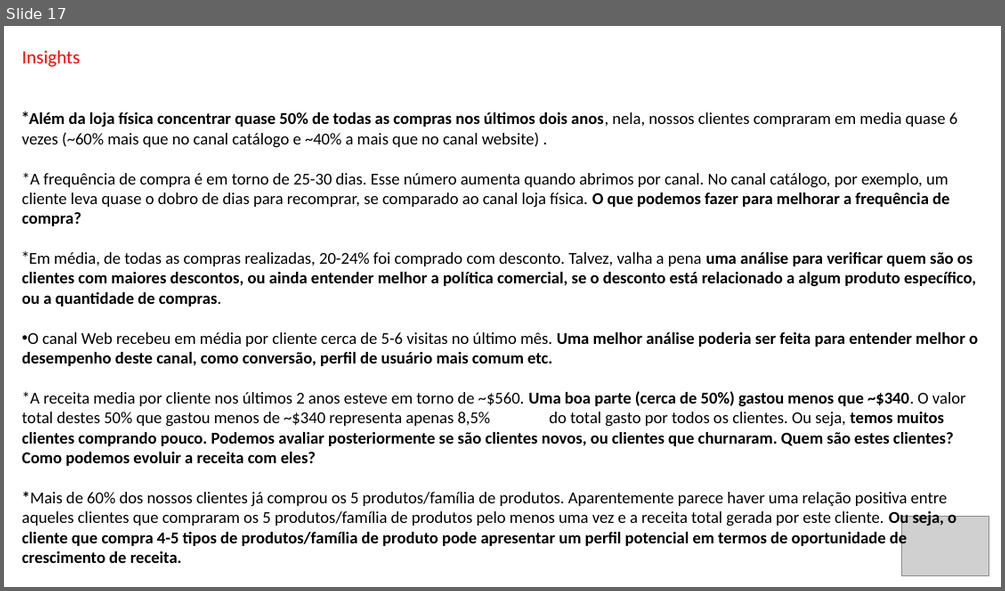
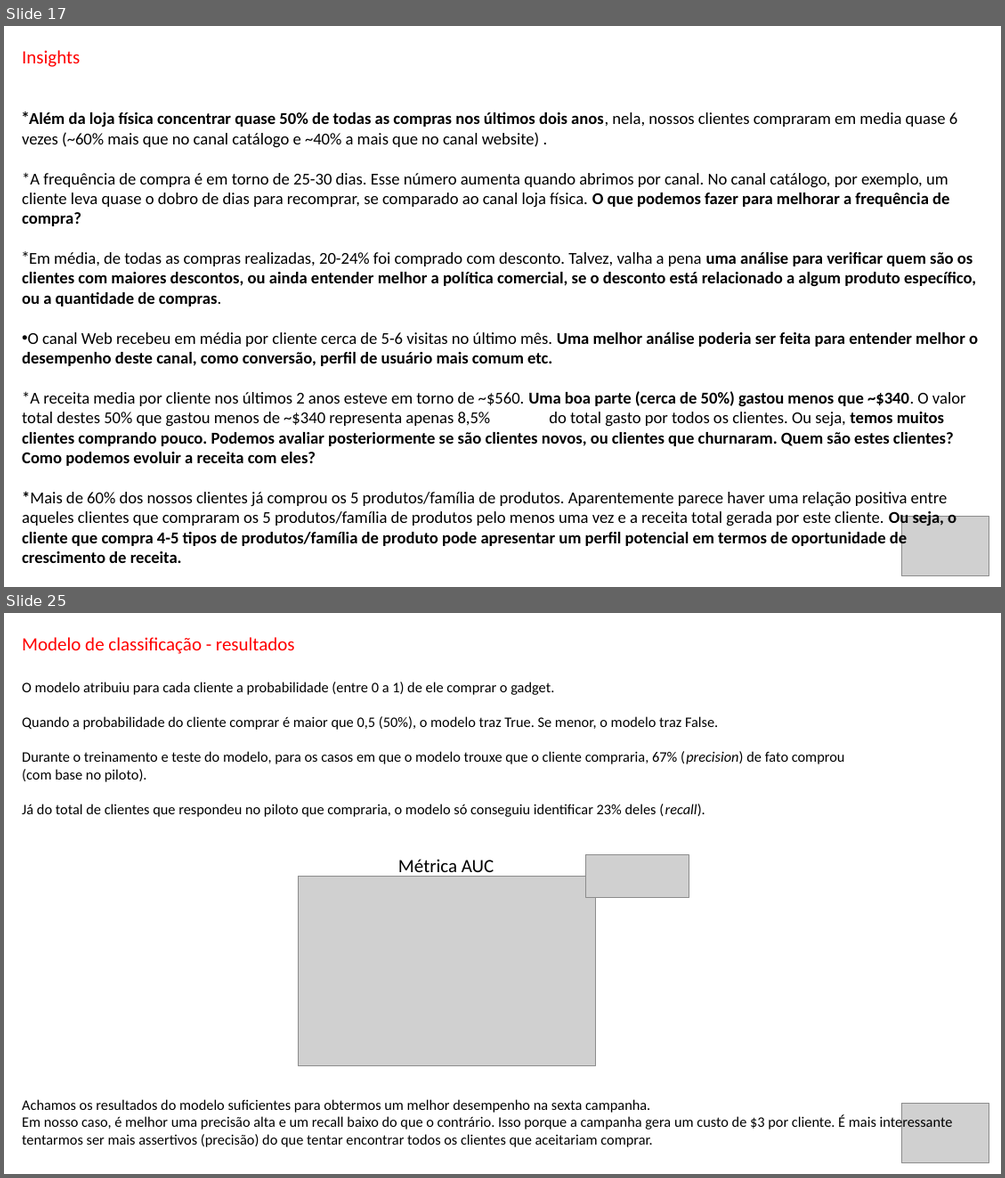
Before and after one commit to Danielgmelo/ifood, a slide deck: my_project/iFood CRM Data Analyst Case.pptx. Shown one above the other, each under a label of ours: slide 17 before the commit, slides 17 and 25 after it; the slides between them are not shown. The pictures are 1005x591 and 1005x1178 pixels, drawn with LibreOffice and Linux fonts; fonts in the diff are those of the drawing; grey boxes stand for pictures. Boxes give left, top, right and bottom in pixels: in the first picture for what was removed or moved away, otherwise in the second. Text is boxed around its words. In the diff, an @@ line names an element or a change of style, - is before the commit and + after.

Commit message:
added pilot campaign analysis

```diff
--- a/my_project/iFood CRM Data Analyst Case.pptx
+++ b/my_project/iFood CRM Data Analyst Case.pptx
@@ slide 25 added at (x1=4, y1=613, x2=1001, y2=1174), background #FFFFFF @@
@@ text added at (x1=22, y1=637, x2=295, y2=654), 18 pt, text #FF0000 @@
+Modelo de classificação - resultados
@@ text added at (x1=22, y1=682, x2=845, y2=817), 14 pt, text #000000 @@
+O modelo atribuiu para cada cliente a probabilidade (entre 0 a 1) de ele comprar o gadget.
+Quando a probabilidade do cliente comprar é maior que 0,5 (50%), o modelo traz True. Se menor, o modelo traz False.
+Durante o treinamento e teste do modelo, para os casos em que o modelo trouxe que o cliente compraria, 67% (precision) de fato comprou (com base no piloto).
+Já do total de clientes que respondeu no piloto que compraria, o modelo só conseguiu identificar 23% deles (recall).
@@ picture added at (x1=298, y1=876, x2=596, y2=1066) @@
@@ text added at (x1=398, y1=859, x2=494, y2=877), 18 pt, text #000000 @@
+Métrica AUC
@@ picture added at (x1=586, y1=855, x2=689, y2=897) @@
@@ text added at (x1=22, y1=1099, x2=953, y2=1147), 14 pt, text #000000 @@
+Achamos os resultados do modelo suficientes para obtermos um melhor desempenho na sexta campanha.
+Em nosso caso, é melhor uma precisão alta e um recall baixo do que o contrário. Isso porque a campanha gera um custo de $3 por cliente. É mais interessante tentarmos ser mais assertivos (precisão) do que tentar encontrar todos os clientes que aceitariam comprar.
@@ picture added at (x1=901, y1=1103, x2=989, y2=1163) @@
```
Also in this commit, not shown: 3 slides changed, 9 other slides added, 1 slide removed, 8 other files.
